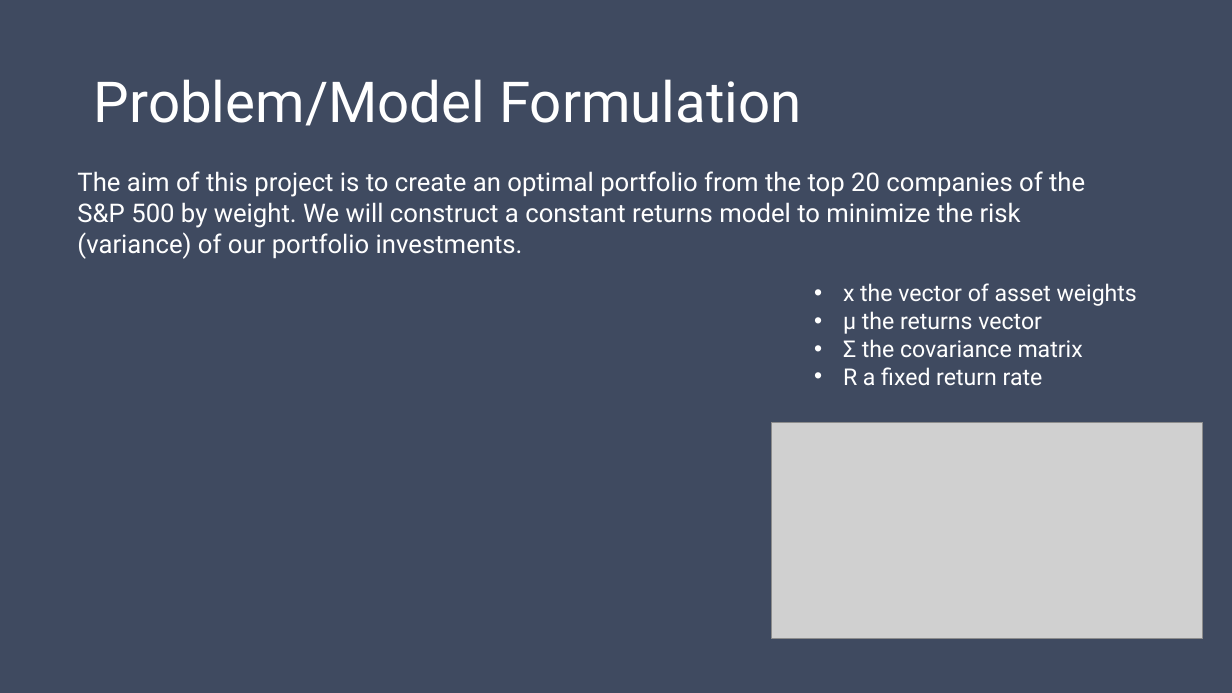
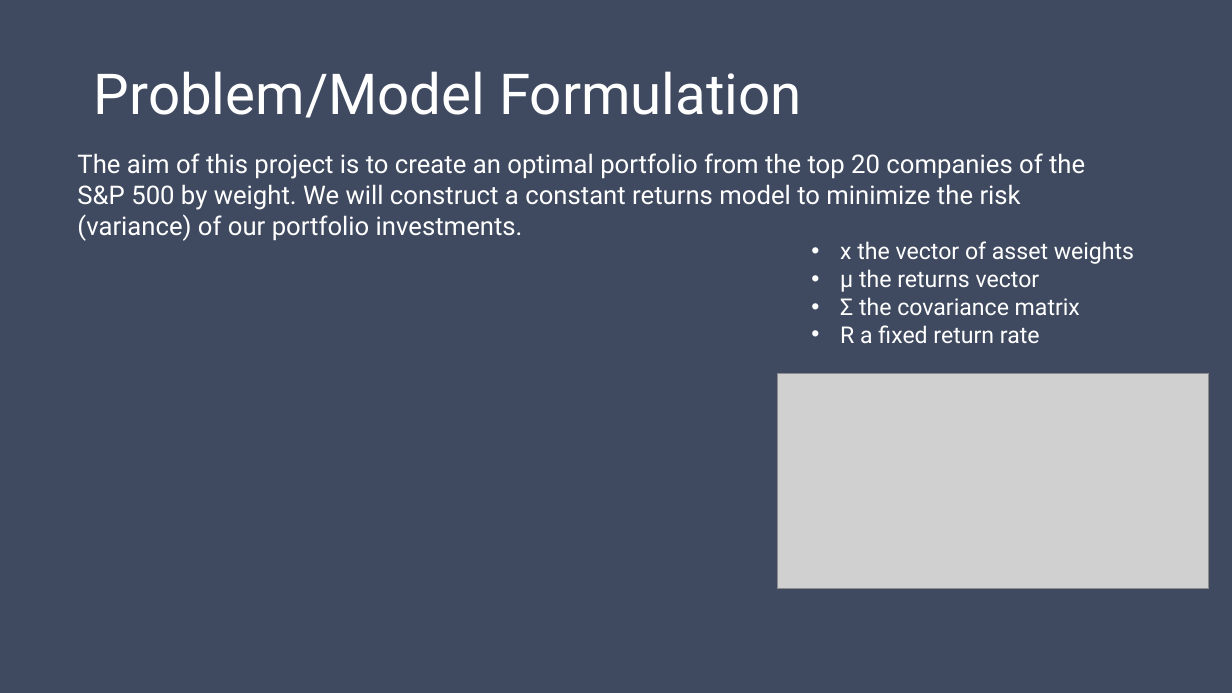
Before and after one commit to asamerry/Extended-Markowitz-Model-Project, a slide deck: slide 2 of presentation.pptx. Drawn at 1232x693 pixels with LibreOffice and Linux fonts; fonts in the diff are those of the drawing; grey boxes stand for pictures. Boxes give left, top, right and bottom in pixels: in the first picture for what was removed or moved away, otherwise in the second. Text is boxed around its words. In the diff, an @@ line names an element or a change of style, - is before the commit and + after.

```diff
--- a/presentation.pptx
+++ b/presentation.pptx
@@ title "Problem/Model Formulation": place and size @@
-title "Problem/Model Formulation" at (94, 79, 801, 126)
+title "Problem/Model Formulation" at (94, 71, 801, 118)
@@ text "The aim of this project ...": place and size @@
-text "The aim of this project ..." at (77, 171, 1085, 259)
+text "The aim of this project ..." at (77, 153, 1085, 241)
@@ text "x the vector of asset ...": place and size @@
-text "x the vector of asset ..." at (843, 283, 1137, 385)
+text "x the vector of asset ..." at (840, 241, 1134, 343)
@@ picture: place and size @@
-picture at (772, 422, 1203, 639)
+picture at (777, 373, 1209, 590)
```
Also in this commit, not shown: 1 other slide changed, 1 slide added, 1 slide removed, 2 other files.
